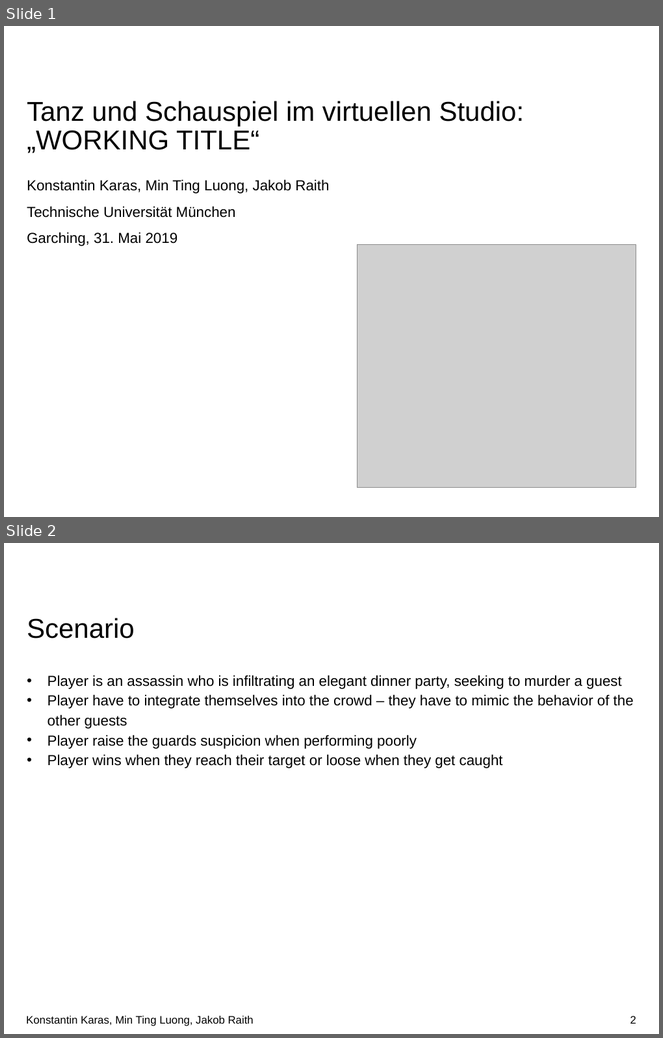
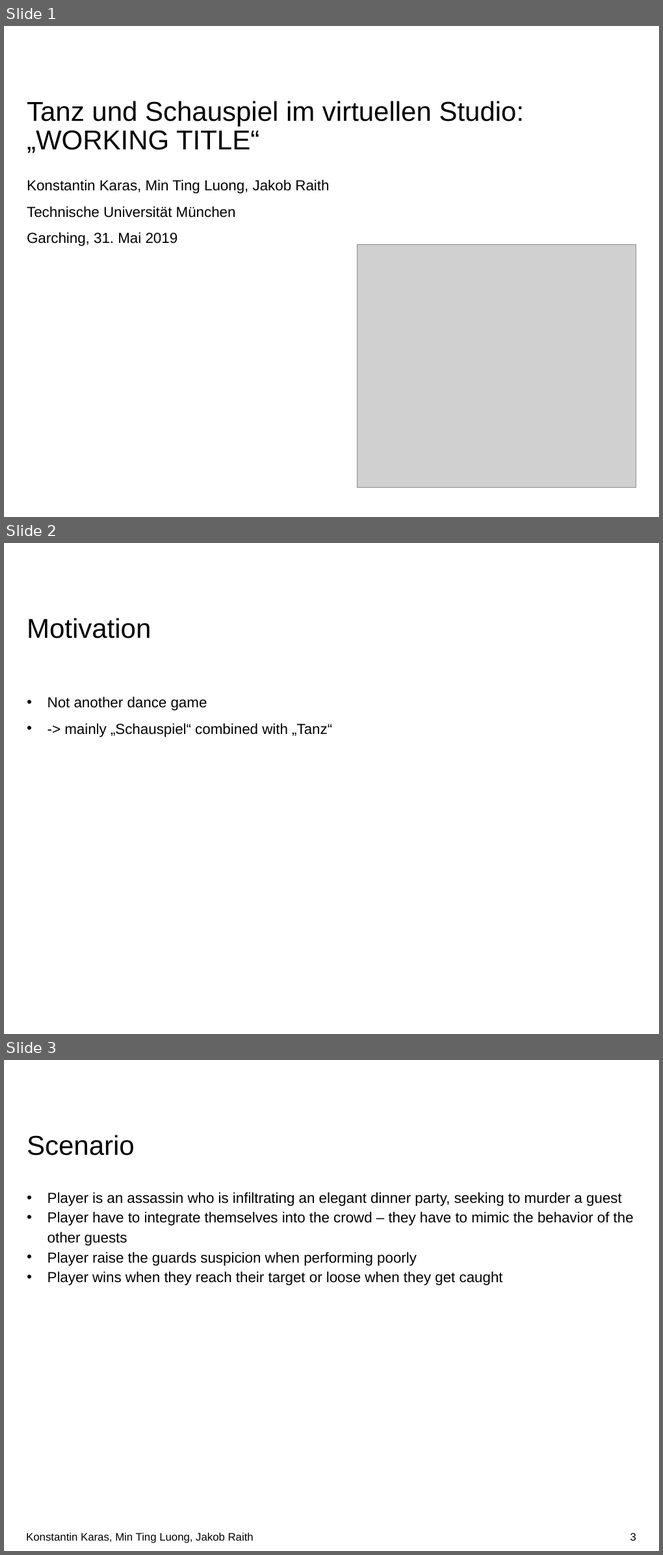
Before and after one commit to doingitraith/TaViS2019, a slide deck: Documents/Kickoff.pptx. Shown one above the other, each under a label of ours: slides 1 and 2 before the commit, slides 1, 2 and 3 after it. The pictures are 663x1038 and 663x1555 pixels, drawn with LibreOffice and Linux fonts; fonts in the diff are those of the drawing; grey boxes stand for pictures; background and template pictures are left out. Boxes give left, top, right and bottom in pixels: in the first picture for what was removed or moved away, otherwise in the second. Text is boxed around its words. In the diff, an @@ line names an element or a change of style, - is before the commit and + after.

Commit message:
Motivation Slide

```diff
--- a/Documents/Kickoff.pptx
+++ b/Documents/Kickoff.pptx
@@ slide 2 added at [4,543,659,1034], background #FFFFFF @@
@@ title added at [27,618,151,639], 30 pt, text #000000 @@
+Motivation
@@ text added at [48,696,332,737], 16 pt, text #000000 @@
+• Not another dance game
+• -> mainly „Schauspiel“ combined with „Tanz“
@@ what was slide 2 is now slide 3 @@
@@ page number at [631,1533,636,1541]: text changed @@
-2
+3
```
